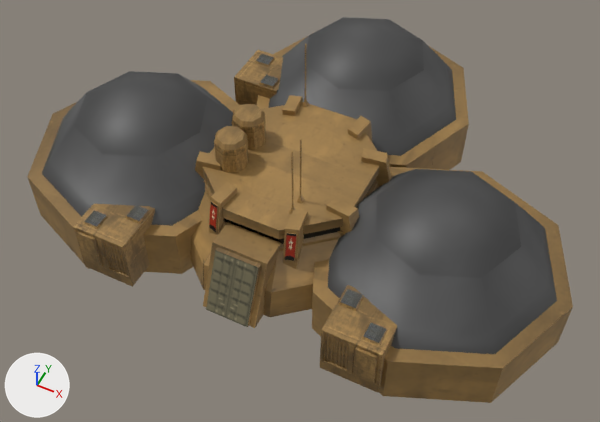
The COLLADA model art/meshes/structural/green_house.dae: old version first, new version second.
Rendered twice from a 50 mm lens placed at (19.4, -36.6, 47.0), pointed at (0.5, 1.2, -0.3). The axes (+X, +Y, +Z) are drawn at lower left. The lights are the same throughout.

Script lines for the objects in view, before the commit:
```python
mat_material_002 = principled_material('Material.002')
mat_material_002.texture = img_coalition_struct_png
me_cube_008 = bpy.data.meshes.new('Cube.008')
me_cube_008.from_pydata(...)  # 1446 vertices, 2082 faces; spans x -21.2..21.2, y -10.0..23.0, z -2.3..10.5
me_cube_008.materials.append(mat_material_002)  # picture img_coalition_struct_png
ob_tecnical_center = bpy.data.objects.new('tecnical_center', me_cube_008)
ob_tecnical_center.location = (0.0, 0.0, 0.0)
```
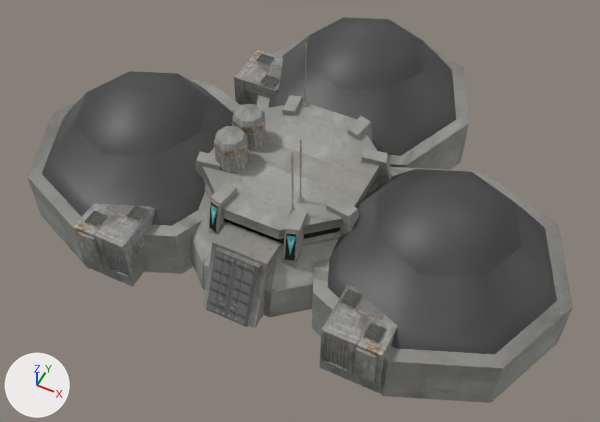
Changed parts and their boxes (x1, y1, x2, y2) in the pictures (600 x 422 px):
```json
{"object": "tecnical_center", "change": "surface changed", "before": [27, 37, 573, 403], "after": [27, 37, 573, 403], "on screen": "brown to grey"}
```

The change, as JSON lines over the scene's bpy script:
```json
{"op": "add", "block": "img_alliance_struct_png", "code": ["img_alliance_struct_png = load_image('alliance_struct.png', '../../textures/skins/structural/alliance_struct.png', 2048, 1024, 'sRGB')"]}
{"op": "set", "path": "mat_material_002.texture", "old": "img_coalition_struct_png", "new": "img_alliance_struct_png"}
```
